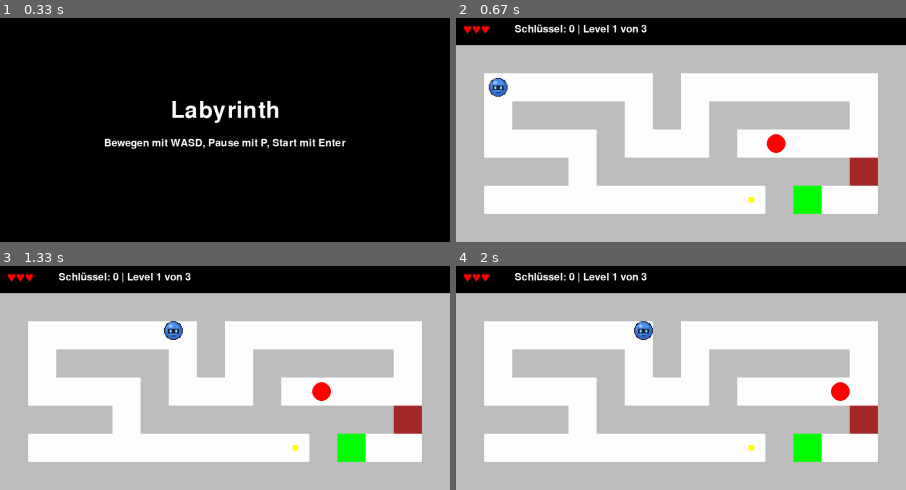
Above: before the commit, frames 1-4 (two rows, left to right).
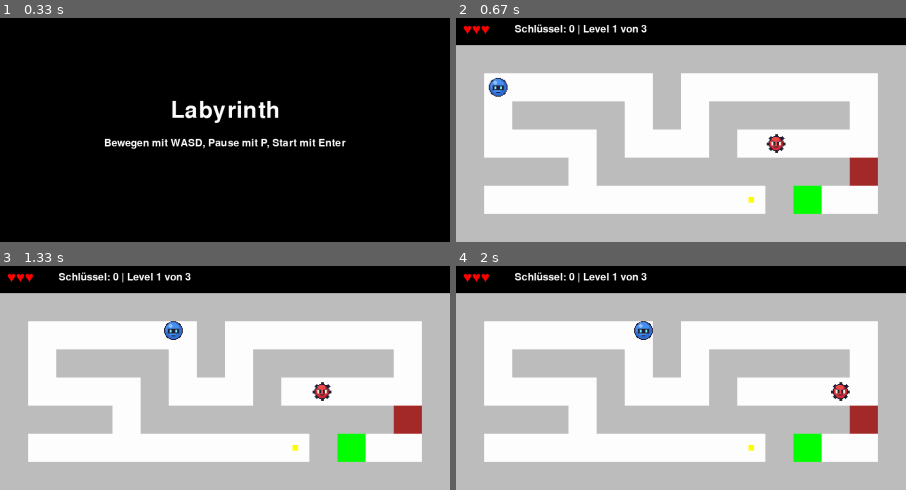
Above: after the commit, the same moments.

Repository: binaerverkehr/pygamece-tutorial
Game: pygame game, started from game.py
Same seed, same stepped clock (60 frames per second), same inputs: the game is played once before the commit and once after it.
Inputs:
- Up to frame 1 (0.33 s): no input
- Up to frame 2 (0.67 s): tap Enter at 0.33 s
- Up to frame 3 (1.33 s): hold D 0.67-1.13 s; hold W from 1.17 s (still down)
- Up to frame 4 (2 s): release W at 1.47 s; hold D 1.5-1.97 s

Frame 1 is identical in both runs. In frame 2, 0.3% of the frame differs, in the area x 68-74%, y 51-61%; in frame 3, 0.3%, in the area x 69-74%, y 51-61%; in frame 4, 0.3%.

Commit message:
4. Alle Bilder einmal laden

Diff:
--- a/enemy.py
+++ b/enemy.py
@@ -9,12 +9,12 @@
 
 
 class Enemy:
-    def __init__(self, x: float, y: float, radius, color, direction):
+    def __init__(self, x: float, y: float, radius, image, direction):
         self.pos = pygame.Vector2(x, y)
         self.direction = pygame.Vector2(direction)
         self.radius = radius
         self.speed = 200
-        self.color = color
+        self.image = image
 
     def overlaps_rect(self, rect):
         nearest = pygame.Vector2(
@@ -34,4 +34,4 @@
                 break
 
     def render(self, surface):
-        pygame.draw.circle(surface, self.color, self.pos, self.radius)
+        surface.blit(self.image, self.image.get_rect(center=self.pos))
--- a/game.py
+++ b/game.py
@@ -13,7 +13,10 @@
         self.dt = 0
         self.running = True
 
-        self.player_image = pygame.image.load("assets/player.png").convert_alpha()
+        self.images = {}
+        for name in ("player", "enemy", "key", "floor", "wall", "door", "goal"):
+            self.images[name] = pygame.image.load(f"assets/{name}.png").convert_alpha()
+
         self.layouts = LAYOUTS
         self.start_game()
         self.state = "menu"
@@ -24,7 +27,7 @@
 
     def start_game(self):
         self.level_index = 0
-        self.player = Player(PLAYER_RADIUS, self.player_image)
+        self.player = Player(PLAYER_RADIUS, self.images["player"])
         self.load_level(self.level_index)
         self.state = "playing"
 
@@ -93,7 +96,7 @@
                     break
 
     def load_level(self, index):
-        self.level = Level(self.layouts[index])
+        self.level = Level(self.layouts[index], self.images)
         # Fenstergröße an Levelgröße anpassen
         width = self.level.cols * TILE_SIZE
         height = self.level.rows * TILE_SIZE
--- a/level.py
+++ b/level.py
@@ -5,7 +5,7 @@
 
 
 class Level:
-    def __init__(self, layout: list[str]):
+    def __init__(self, layout: list[str], images):
         self.layout = layout
         self.walls = []
         self.keys = []
@@ -38,7 +38,7 @@
                     enemy_x = x + TILE_SIZE / 2
                     enemy_y = y + TILE_SIZE / 2
                     direction = ENEMY_DIRECTIONS[char]
-                    enemy_rect = Enemy(enemy_x, enemy_y, ENEMY_RADIUS, "red", direction)
+                    enemy_rect = Enemy(enemy_x, enemy_y, ENEMY_RADIUS, images["enemy"], direction)
                     self.enemies.append(enemy_rect)
 
     @property
